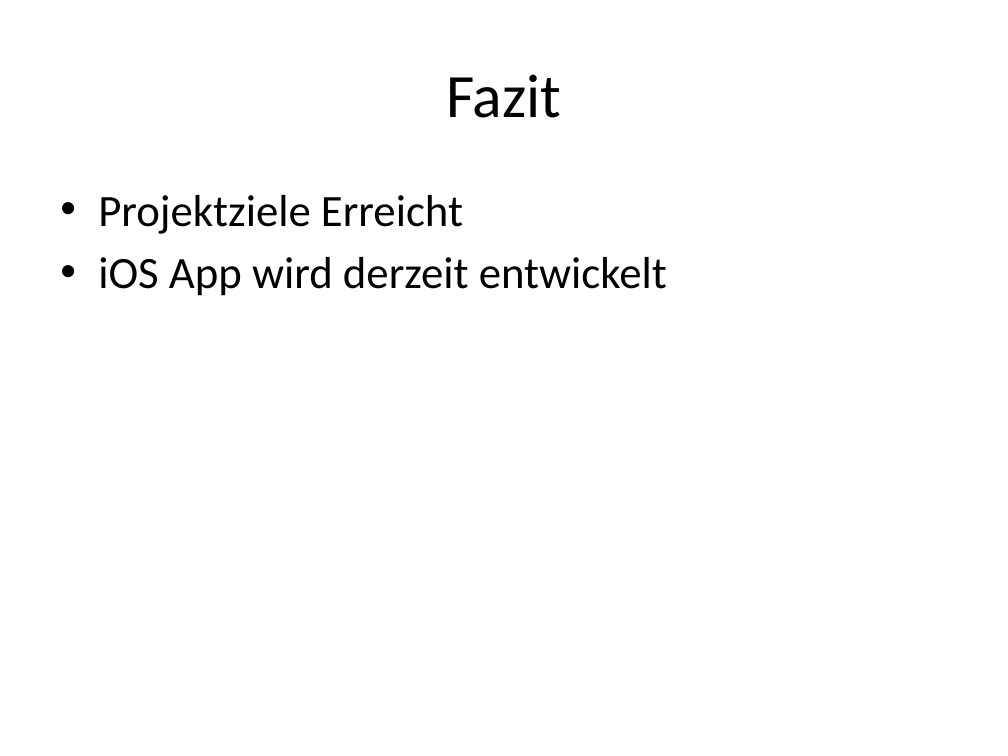
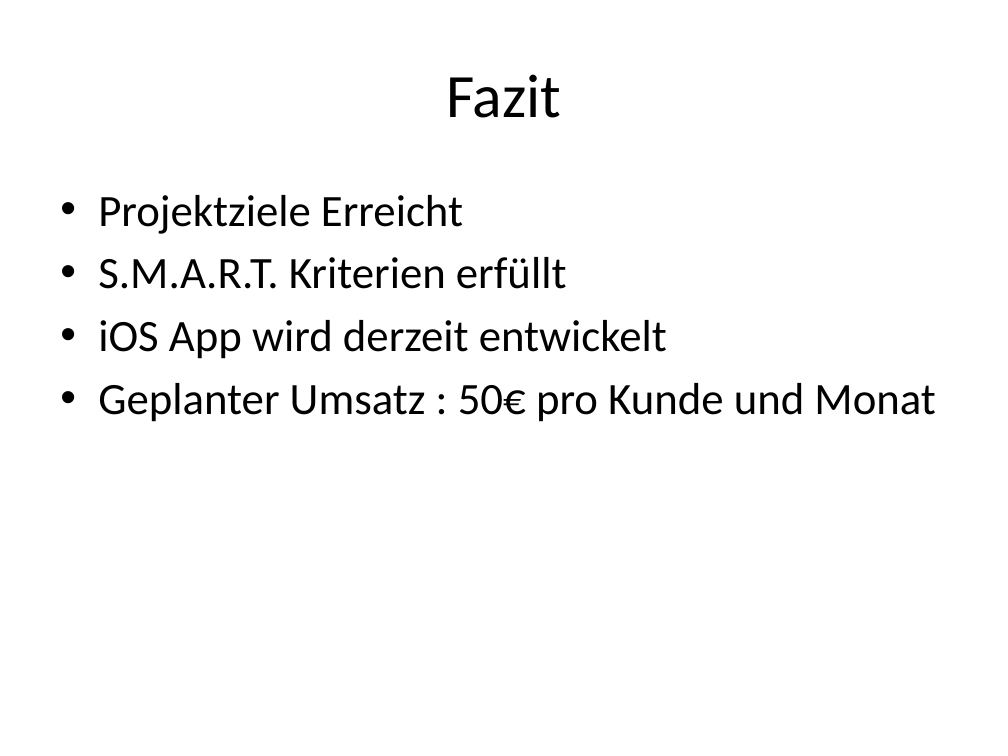
Before and after one commit to janhelmle/weiterbildung_fachinformatiker_ihk_projektantrag, a slide deck: slide 15 of praesentation/Projektpräsentation.pptx. Drawn at 1008x756 pixels with LibreOffice and Linux fonts; fonts in the diff are those of the drawing. Boxes give left, top, right and bottom in pixels: in the first picture for what was removed or moved away, otherwise in the second. Text is boxed around its words. In the diff, an @@ line names an element or a change of style, - is before the commit and + after.

```diff
--- a/praesentation/Projektpräsentation.pptx
+++ b/praesentation/Projektpräsentation.pptx
@@ text at [98, 257, 567, 289]: paragraph added @@
+• S.M.A.R.T. Kriterien erfüllt
@@ text at [98, 383, 935, 422]: paragraph added @@
+• Geplanter Umsatz : 50€ pro Kunde und Monat
```
Also in this commit, not shown: 4 other slides changed, 1 other file.
